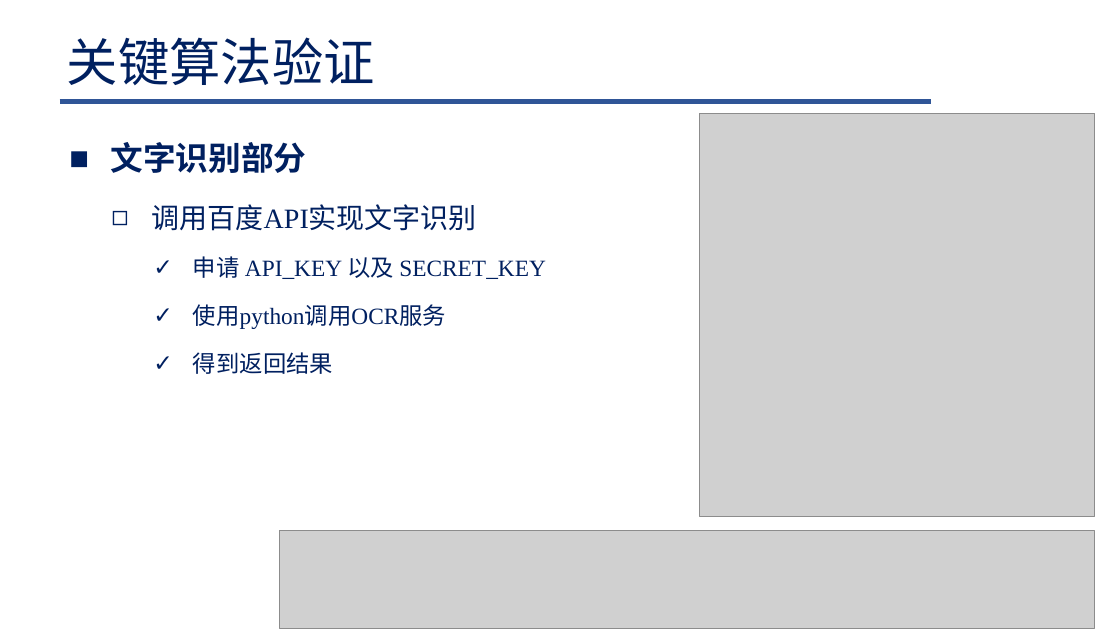
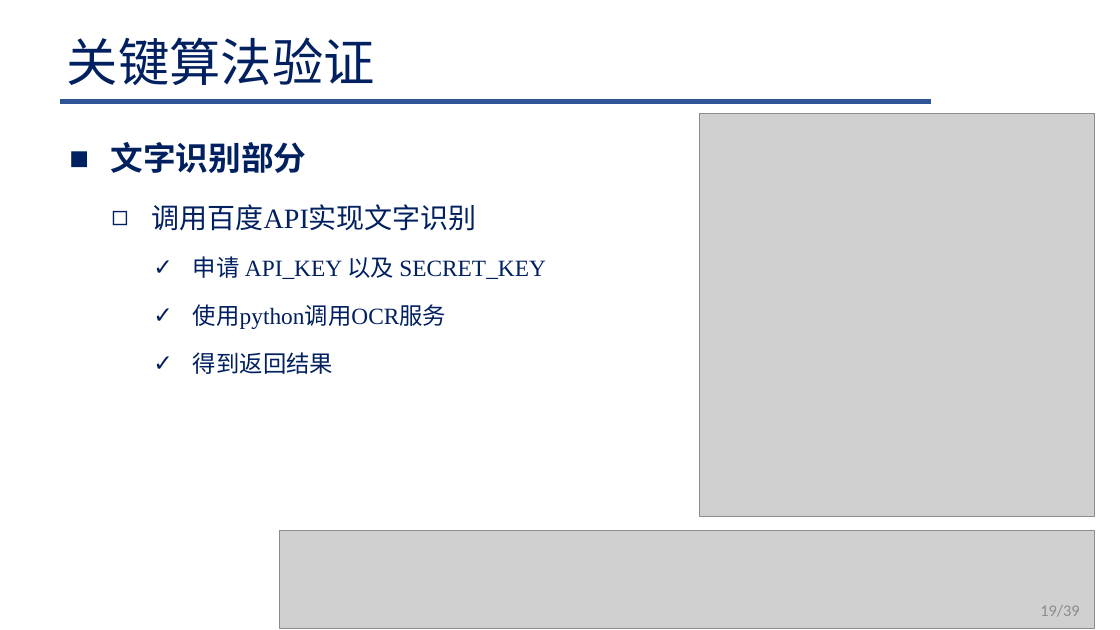
Before and after one commit to Lelucermaire111/Intelligent-blind-assistance-system, a slide deck: slide 19 of 系统设计/系统设计.pptx. Drawn at 1120x630 pixels with LibreOffice and Linux fonts; fonts in the diff are those of the drawing; grey boxes stand for pictures; background and template pictures are left out. Boxes give left, top, right and bottom in pixels: in the first picture for what was removed or moved away, otherwise in the second. Text is boxed around its words. In the diff, an @@ line names an element or a change of style, - is before the commit and + after.

```diff
--- a/系统设计/系统设计.pptx
+++ b/系统设计/系统设计.pptx
@@ page number added at (1040, 605, 1079, 617), 14 pt, text #8C8C8C @@
+19/39
```
Also in this commit, not shown: 36 other slides changed.
